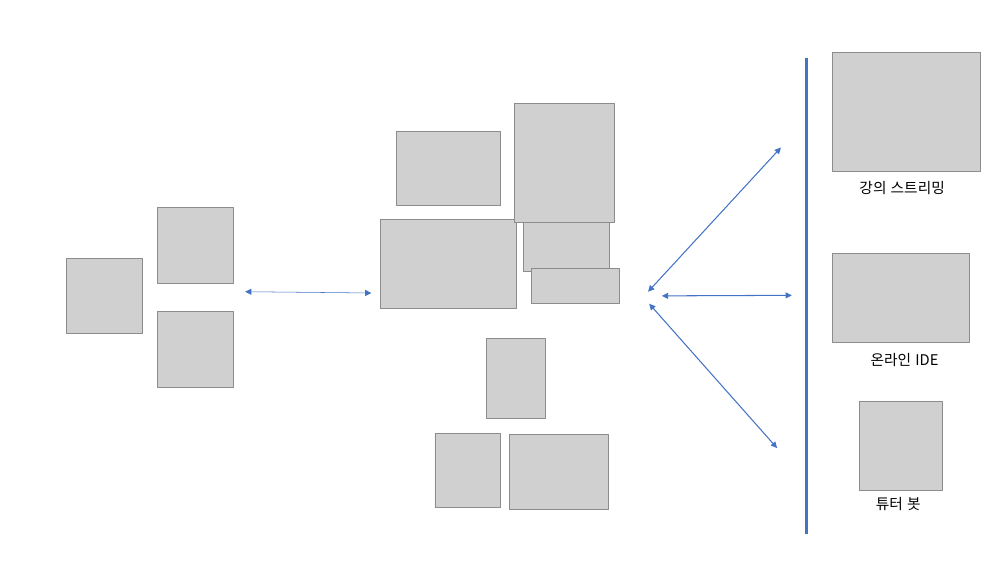
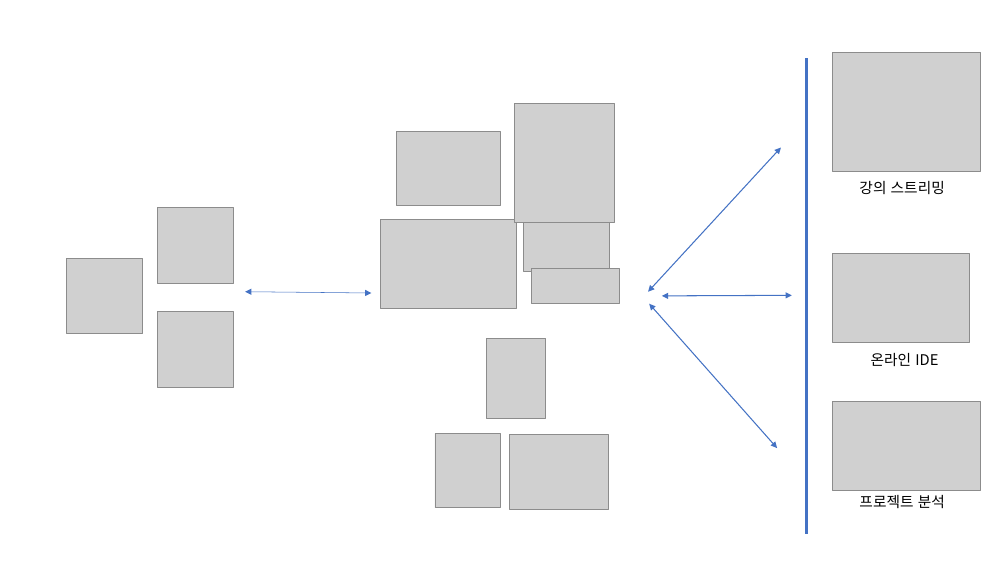
Before and after one commit to MakersMaker/resource, a slide deck: slide 1 of 1.pptx. Drawn at 1008x567 pixels with LibreOffice and Linux fonts; fonts in the diff are those of the drawing; grey boxes stand for pictures. Boxes give left, top, right and bottom in pixels: in the first picture for what was removed or moved away, otherwise in the second. Text is boxed around its words. In the diff, an @@ line names an element or a change of style, - is before the commit and + after.

```diff
--- a/1.pptx
+++ b/1.pptx
@@ picture: place and size @@
-picture at <box>860,402,942,491</box>
+picture at <box>833,402,981,491</box>
@@ text at <box>859,495,945,508</box>: text changed @@
-튜터 봇
+프로젝트 분석
```
Also in this commit, not shown: 1 other file.
